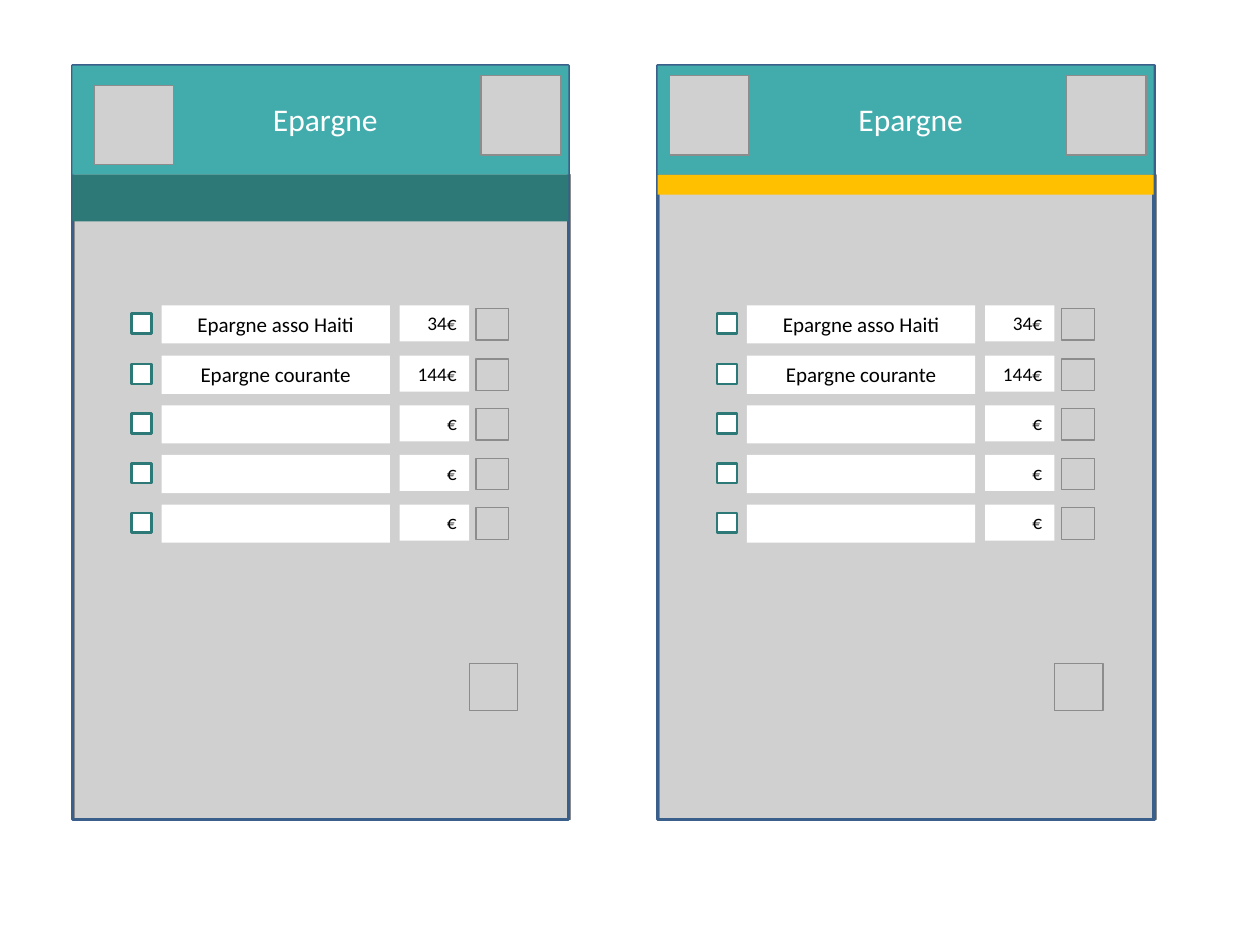
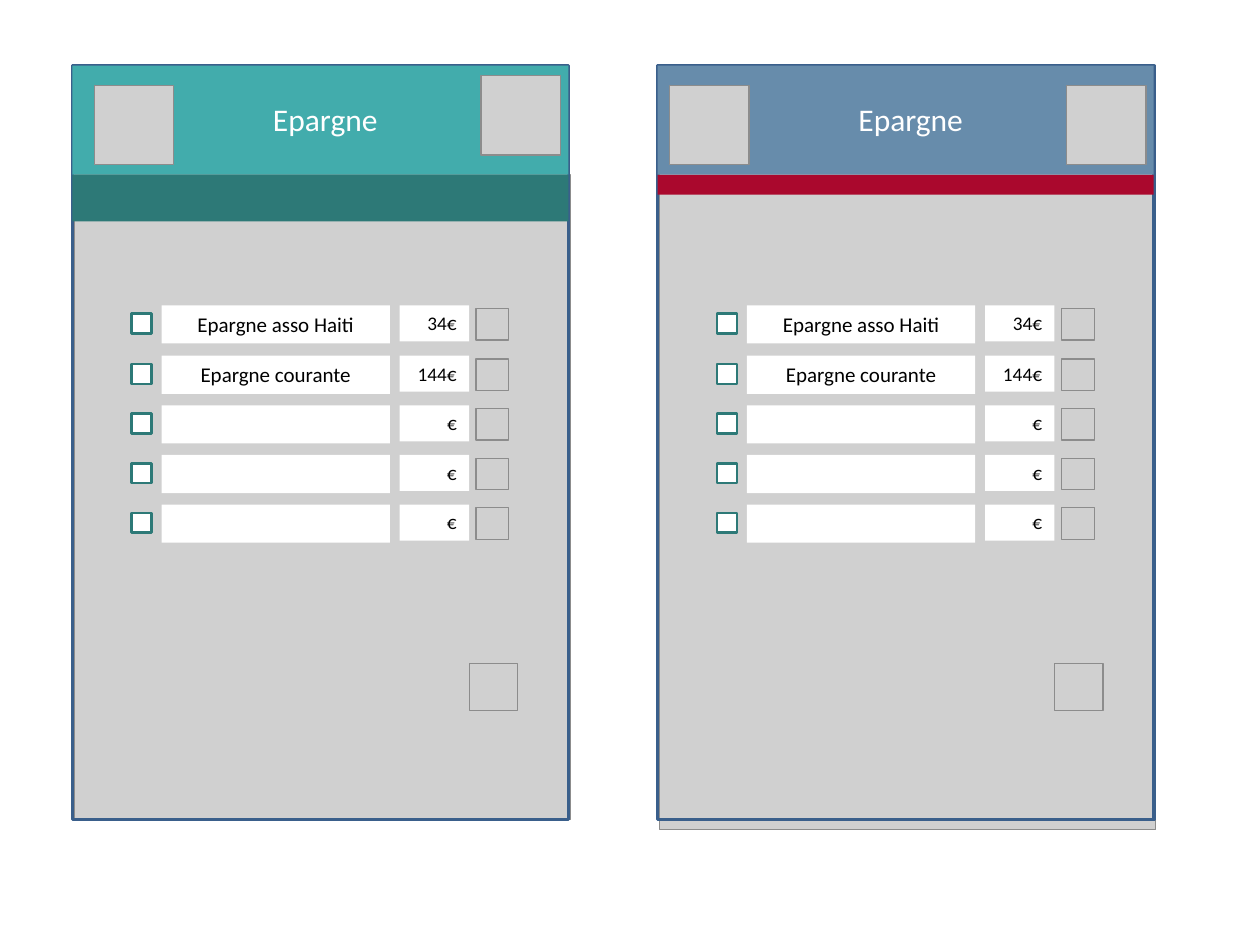
Before and after one commit to Tinkerbell777/gestion_compte, a slide deck: slide 12 of maquette_autre_fond.pptx. Drawn at 1260x945 pixels with LibreOffice and Linux fonts; fonts in the diff are those of the drawing; grey boxes stand for pictures. Boxes give left, top, right and bottom in pixels: in the first picture for what was removed or moved away, otherwise in the second. Text is boxed around its words. In the diff, an @@ line names an element or a change of style, - is before the commit and + after.

```diff
--- a/maquette_autre_fond.pptx
+++ b/maquette_autre_fond.pptx
@@ rectangle at (658,66,1154,175): fill #42ACAC to #678CAB @@
@@ picture: place and size @@
-picture at (670,76,750,155)
+picture at (669,86,748,165)
@@ picture: place and size @@
-picture at (1067,76,1147,155)
+picture at (1067,86,1147,165)
@@ rectangle at (658,175,1154,195): fill #FFC000 to #AA082D @@
@@ picture at (660,165,1157,830): rotation 180 to 0 degrees @@
```
Also in this commit, not shown: 10 other slides changed, 5 other files.
